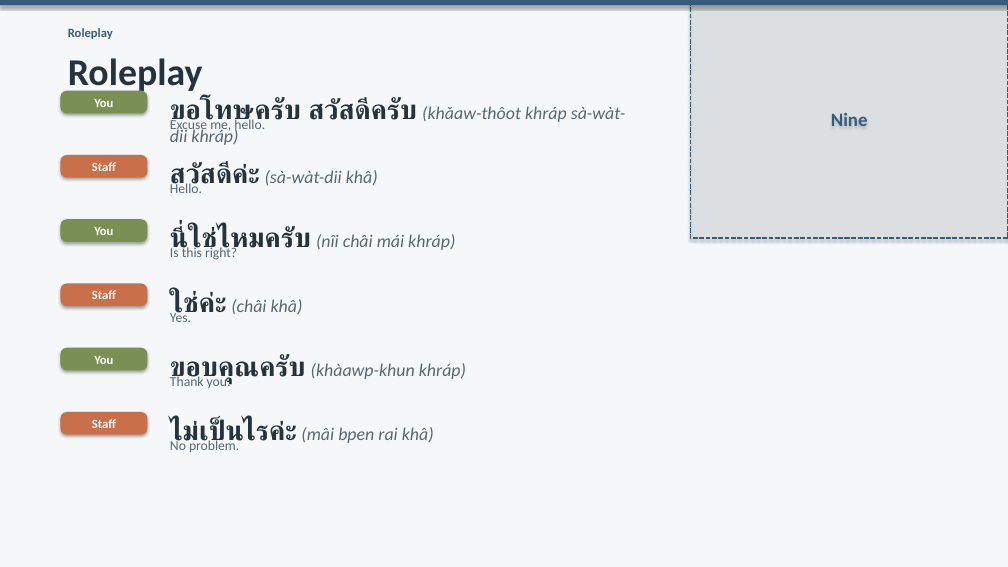
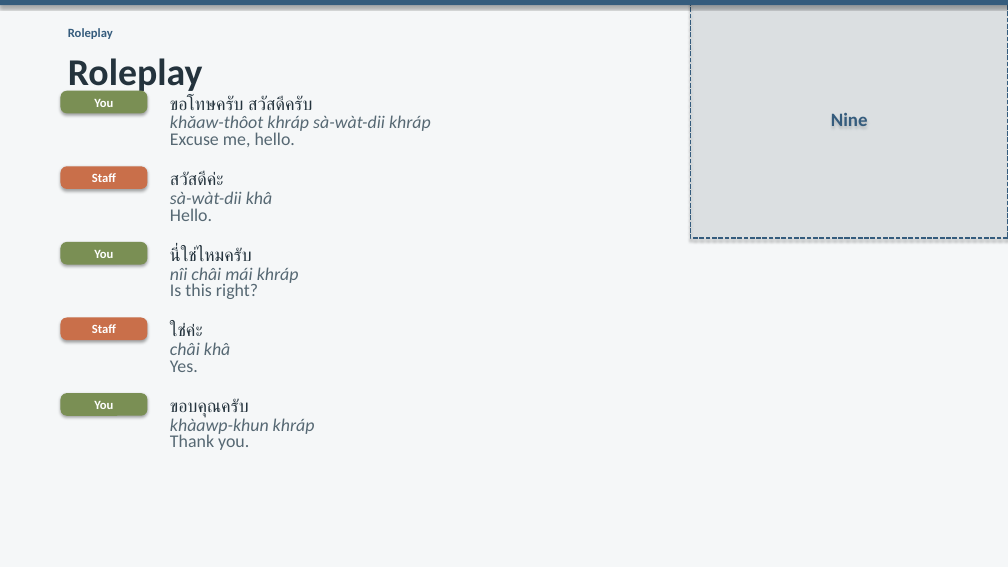
Before and after one commit to OTFTCS/thai-nine, a slide deck: slide 8 of course/modules/M01/L001/M01-L001-canva-deck.pptx. Drawn at 1008x567 pixels with LibreOffice and Linux fonts; fonts in the diff are those of the drawing. Boxes give left, top, right and bottom in pixels: in the first picture for what was removed or moved away, otherwise in the second. Text is boxed around its words. In the diff, an @@ line names an element or a change of style, - is before the commit and + after.

```diff
--- a/course/modules/M01/L001/M01-L001-canva-deck.pptx
+++ b/course/modules/M01/L001/M01-L001-canva-deck.pptx
@@ text at box(170, 96, 313, 110): text changed; text colour #566873 to #24333D; italic off @@
-ขอโทษครับ สวัสดีครับ (khǎaw-thôot khráp sà-wàt-dii khráp)
+ขอโทษครับ สวัสดีครับ
@@ text added at box(170, 115, 431, 134), 17 pt, text #566873, italic @@
+khǎaw-thôot khráp sà-wàt-dii khráp
@@ text "Excuse me, hello.": place and size @@
-text "Excuse me, hello." at box(170, 117, 265, 133)
+text "Excuse me, hello." at box(170, 132, 295, 147)
@@ rounded rectangle "Staff": place and size @@
-rounded rectangle "Staff" at box(60, 155, 147, 178)
+rounded rectangle "Staff" at box(60, 166, 147, 189)
@@ text at box(170, 172, 224, 185): text changed; text colour #566873 to #24333D; italic off @@
-สวัสดีค่ะ (sà-wàt-dii khâ)
+สวัสดีค่ะ
@@ text "Hello.": place and size @@
-text "Hello." at box(170, 182, 202, 193)
+text "Hello." at box(170, 208, 212, 221)
@@ text added at box(170, 191, 272, 210), 17 pt, text #566873, italic @@
+sà-wàt-dii khâ
@@ rounded rectangle "You": place and size @@
-rounded rectangle "You" at box(60, 219, 147, 242)
+rounded rectangle "You" at box(60, 242, 147, 265)
@@ text at box(170, 247, 252, 261): text changed; text colour #566873 to #24333D; italic off @@
-นี่ใช่ไหมครับ (nîi châi mái khráp)
+นี่ใช่ไหมครับ
@@ text added at box(170, 267, 299, 285), 17 pt, text #566873, italic @@
+nîi châi mái khráp
@@ size 13 to 17 pt in 5 elements at box(170, 132, 295, 147), box(170, 208, 212, 221), box(170, 360, 198, 372), box(170, 433, 249, 450), box(170, 283, 258, 299) @@
@@ text "Is this right?": place and size @@
-text "Is this right?" at box(170, 246, 237, 260)
+text "Is this right?" at box(170, 283, 258, 299)
@@ rounded rectangle "Staff": place and size @@
-rounded rectangle "Staff" at box(60, 284, 147, 306)
+rounded rectangle "Staff" at box(60, 318, 147, 340)
@@ text at box(170, 323, 203, 336): text changed; text colour #566873 to #24333D; italic off @@
-ใช่ค่ะ (châi khâ)
+ใช่ค่ะ
@@ text "Yes.": place and size @@
-text "Yes." at box(170, 310, 191, 322)
+text "Yes." at box(170, 360, 198, 372)
@@ text added at box(170, 342, 230, 361), 17 pt, text #566873, italic @@
+châi khâ
@@ rounded rectangle "You": place and size @@
-rounded rectangle "You" at box(60, 348, 147, 371)
+rounded rectangle "You" at box(60, 393, 147, 416)
@@ rounded rectangle removed at box(60, 412, 147, 435) @@
-Staff
@@ text at box(170, 398, 249, 417): text changed; text colour #566873 to #24333D; italic off @@
-ขอบคุณครับ (khàawp-khun khráp)
+ขอบคุณครับ
@@ text removed at box(170, 419, 434, 448) @@
-ไม่เป็นไรค่ะ (mâi bpen rai khâ)
@@ text added at box(170, 416, 315, 436), 17 pt, text #566873, italic @@
+khàawp-khun khráp
@@ text "Thank you.": place and size @@
-text "Thank you." at box(170, 374, 231, 388)
+text "Thank you." at box(170, 433, 249, 450)
@@ text removed at box(170, 439, 239, 452) @@
-No problem.
```
Also in this commit, not shown: 5 other slides changed, 3 other files.
